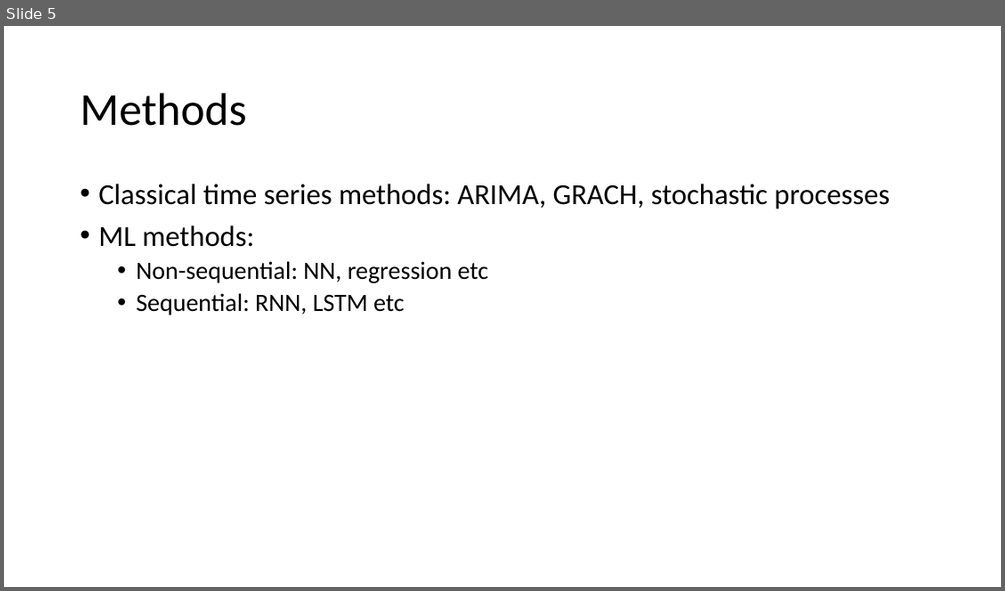
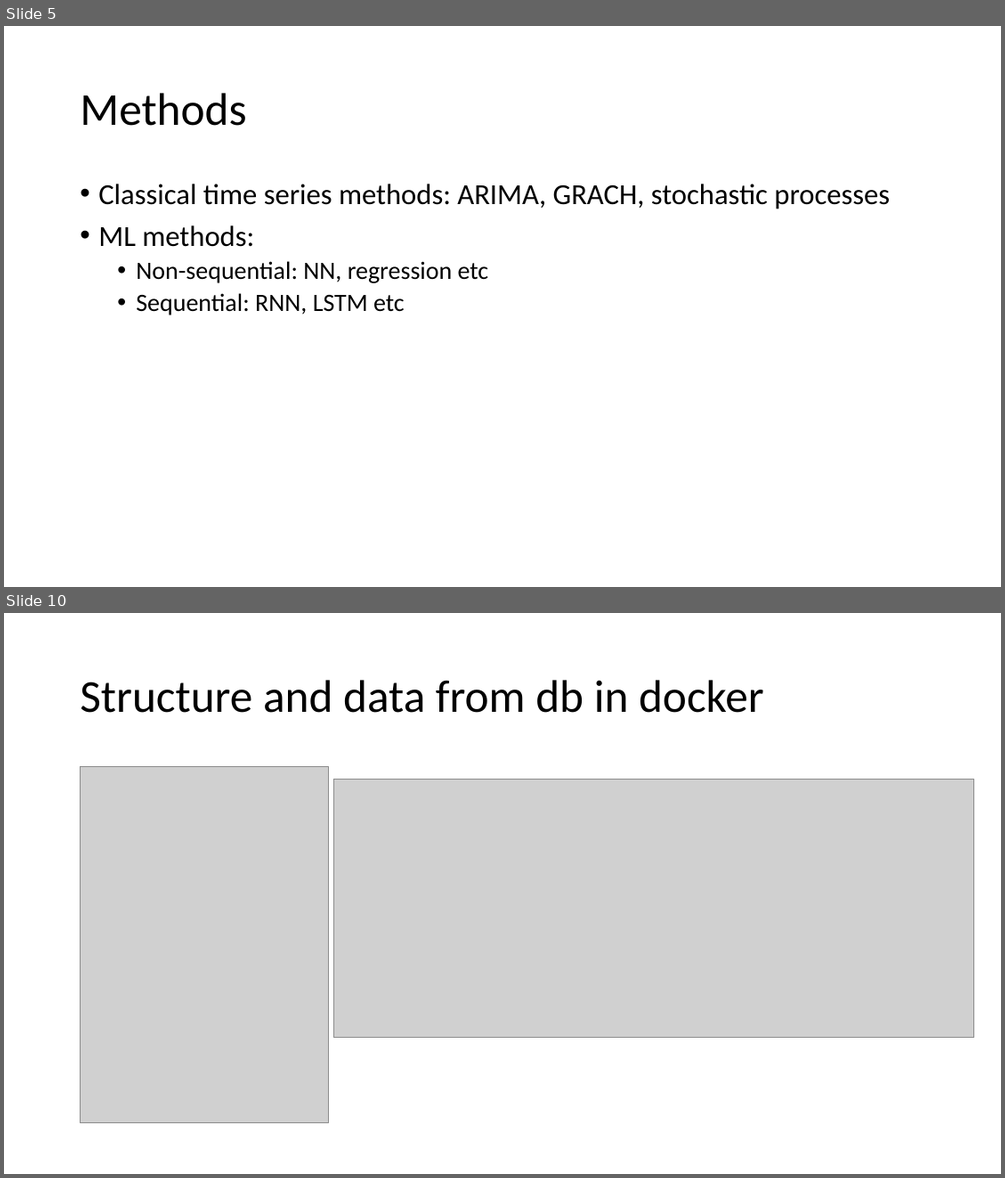
Before and after one commit to NickThe1/kbtu-data-visualization, a slide deck: distrib.pptx. Shown one above the other, each under a label of ours: slide 5 before the commit, slides 5 and 10 after it; the slides between them are not shown. The pictures are 1005x591 and 1005x1178 pixels, drawn with LibreOffice and Linux fonts; fonts in the diff are those of the drawing; grey boxes stand for pictures. Boxes give left, top, right and bottom in pixels: in the first picture for what was removed or moved away, otherwise in the second. Text is boxed around its words. In the diff, an @@ line names an element or a change of style, - is before the commit and + after.

Commit message:
feat: new data

```diff
--- a/distrib.pptx
+++ b/distrib.pptx
@@ slide 10 added at (x1=4, y1=613, x2=1001, y2=1174), background #FFFFFF @@
@@ title added at (x1=80, y1=680, x2=764, y2=713), 44 pt, text #000000 @@
+Structure and data from db in docker
@@ picture added at (x1=81, y1=766, x2=329, y2=1122) @@
@@ picture added at (x1=334, y1=779, x2=974, y2=1038) @@
```
Also in this commit, not shown: 5 other slides added, 2 other files.
